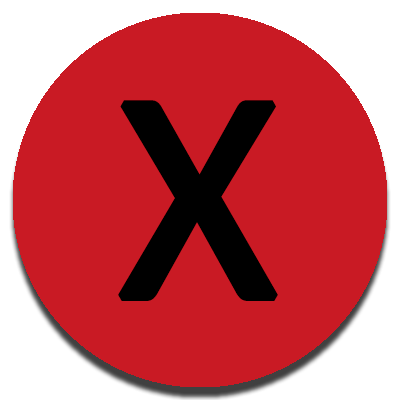
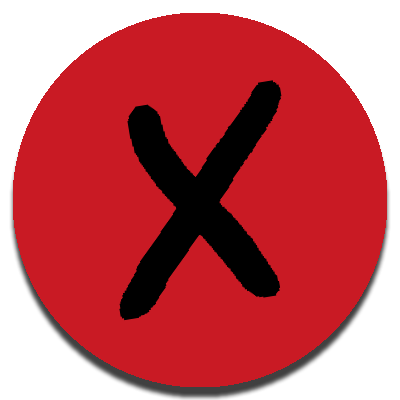
The second (400, 400) image is a revision of the first. Changes to its layers:
hid "X" over (118, 100, 278, 301)
added layer "Layer 2" above "Layer 1" over (119, 80, 282, 321)
